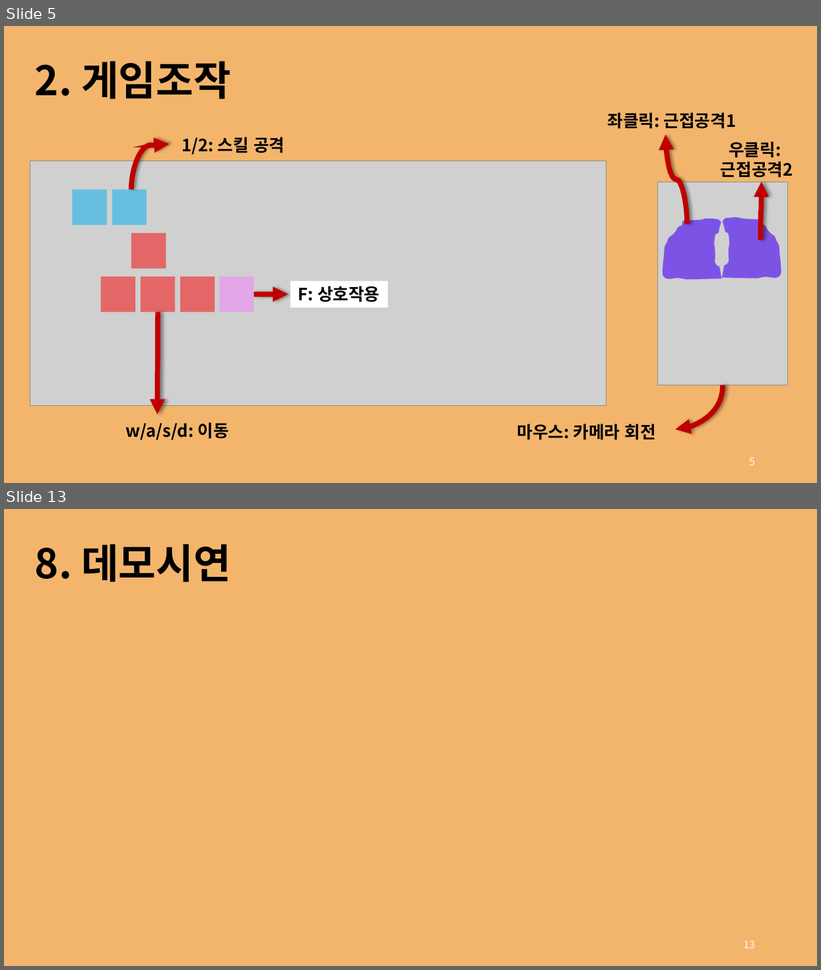
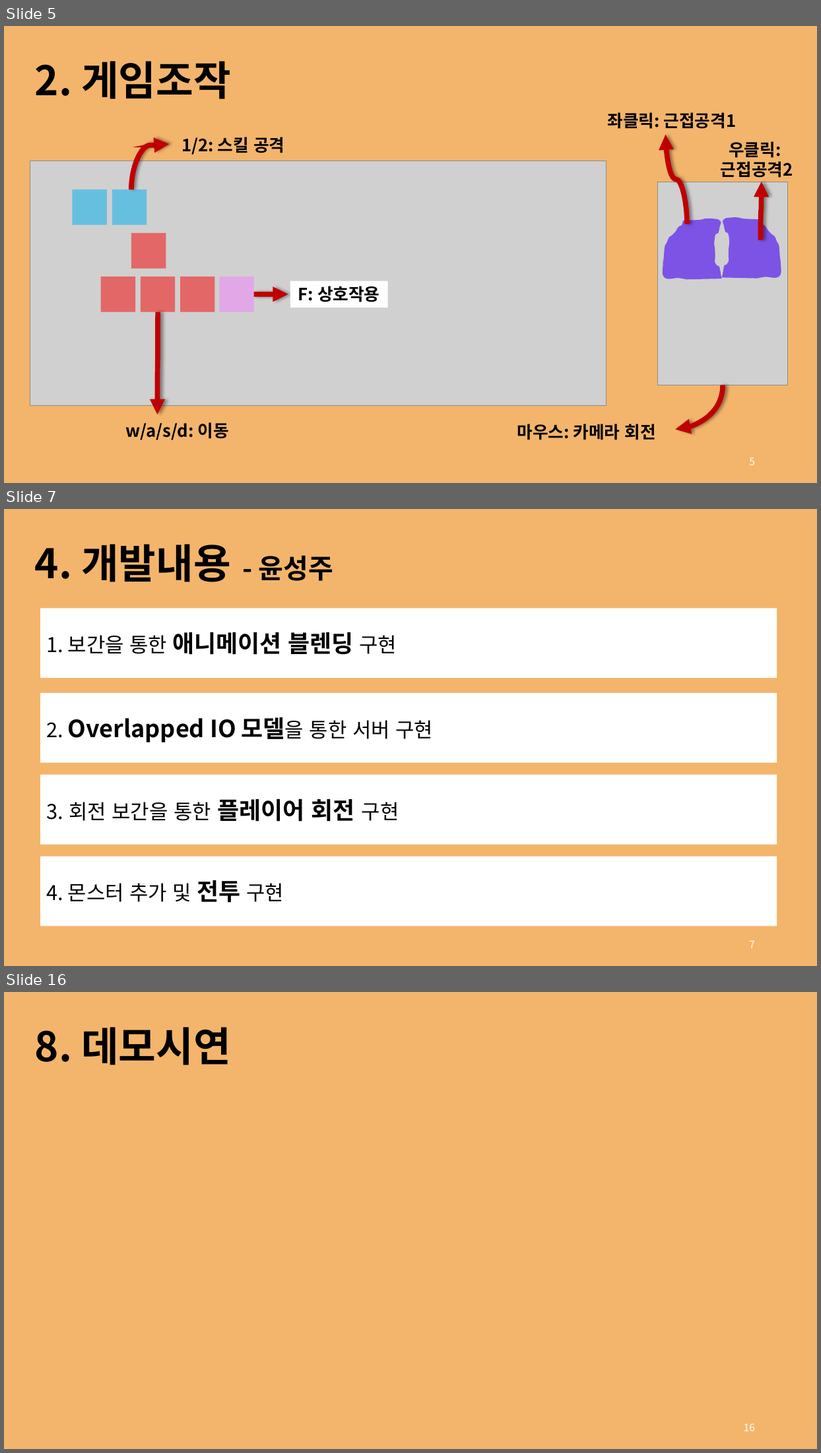
Before and after one commit to rg7155/2022_GraduationProject, a slide deck: 발표자료/2. 중간발표/의뢰인_윤성주, 최경훈.pptx. Shown one above the other, each under a label of ours: slides 5 and 13 before the commit, slides 5, 7 and 16 after it; the slides between them are not shown. The pictures are 821x970 and 821x1453 pixels, drawn with LibreOffice and Linux fonts; fonts in the diff are those of the drawing; grey boxes stand for pictures. Boxes give left, top, right and bottom in pixels: in the first picture for what was removed or moved away, otherwise in the second. Text is boxed around its words. In the diff, an @@ line names an element or a change of style, - is before the commit and + after.

```diff
--- a/발표자료/2. 중간발표/의뢰인_윤성주, 최경훈.pptx
+++ b/발표자료/2. 중간발표/의뢰인_윤성주, 최경훈.pptx
@@ slide 7 added at [4, 509, 817, 966], background #F3B56C @@
@@ text added at [35, 544, 333, 582], 48 pt, text #000000, bold @@
+4. 개발내용 - 윤성주
@@ rectangle added at [40, 609, 778, 679], fill #FFFFFF, 24 pt, text #000000 @@
+1. 보간을 통한 애니메이션 블렌딩 구현
@@ rectangle added at [40, 693, 778, 763], fill #FFFFFF, 28 pt, text #000000, bold @@
+2. Overlapped IO 모델을 통한 서버 구현
@@ rectangle added at [40, 775, 778, 845], fill #FFFFFF, 24 pt, text #000000 @@
+3. 회전 보간을 통한 플레이어 회전 구현
@@ rectangle added at [40, 857, 778, 927], fill #FFFFFF, 24 pt, text #000000 @@
+4. 몬스터 추가 및 전투 구현
@@ page number added at [749, 941, 755, 949], 12 pt, text #FFFFFF @@
+7
@@ what was slide 13 is now slide 16 @@
@@ page number at [744, 1424, 755, 1432]: text changed @@
-13
+16
```
Also in this commit, not shown: 9 slides changed, 2 other slides added, 2 other files.
